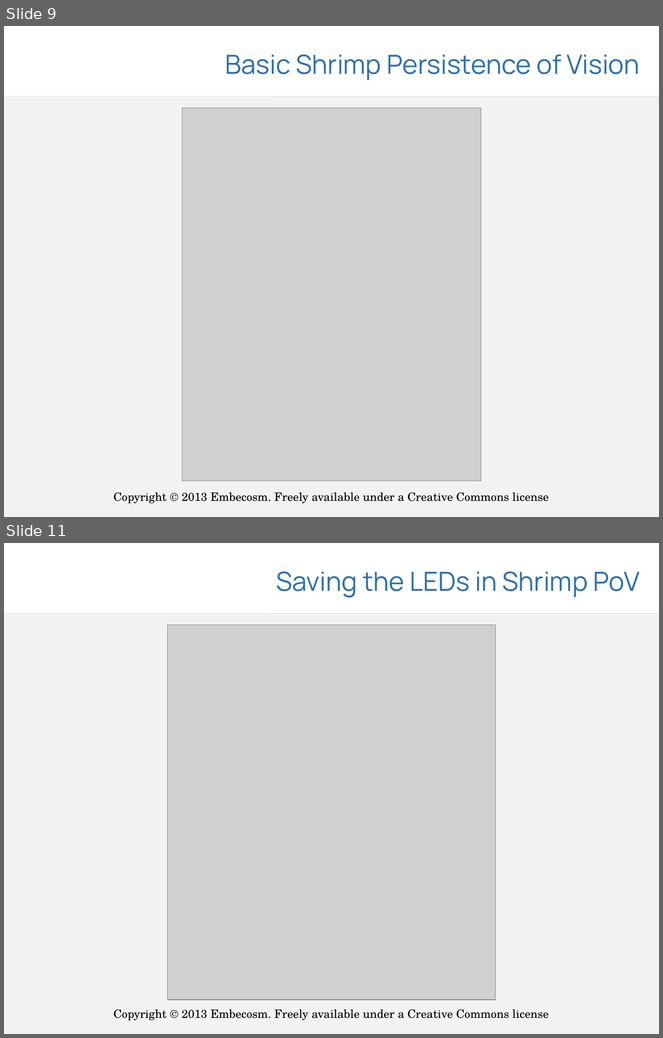
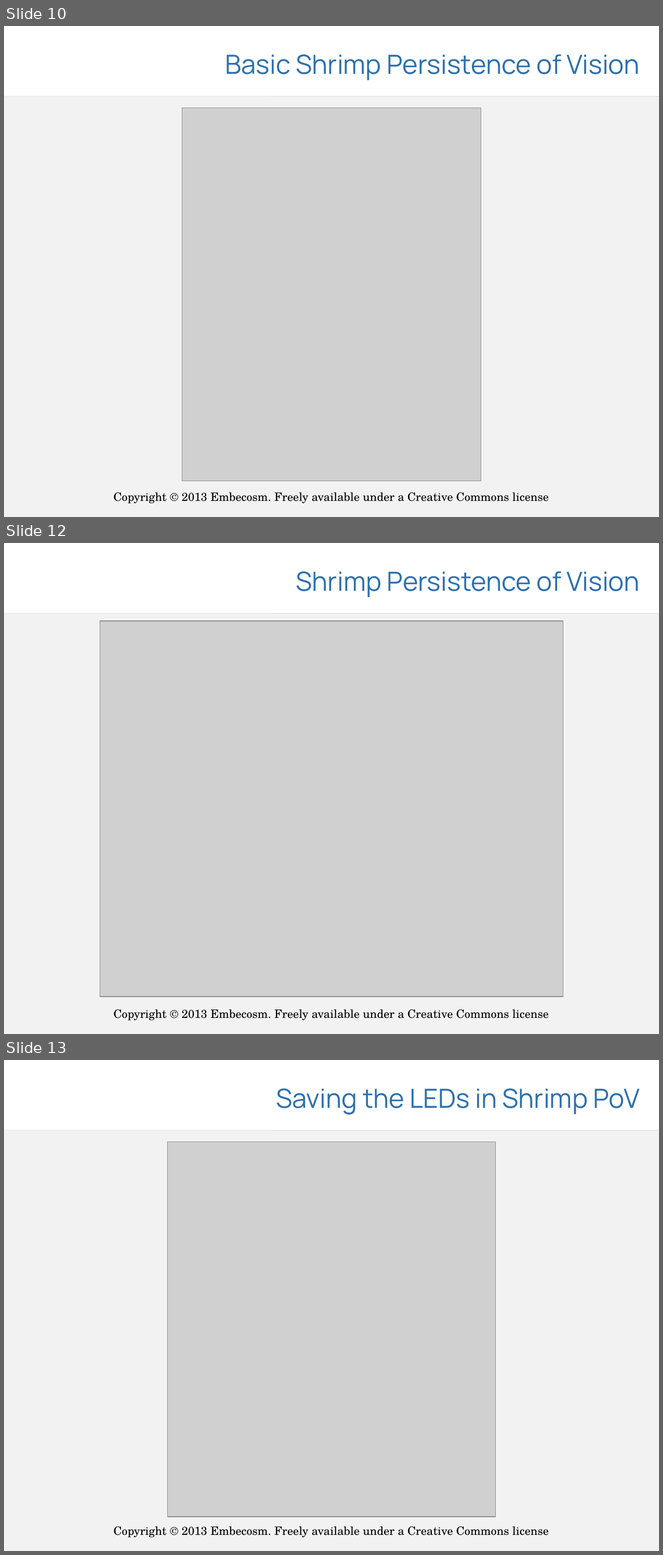
Before and after one commit to embecosm/shrimp-pov, a slide deck: presentations/shrimp-pov.odp. Shown one above the other, each under a label of ours: slides 9 and 11 before the commit, slides 10, 12 and 13 after it; the slides between them are not shown. The pictures are 663x1038 and 663x1555 pixels, drawn with LibreOffice and Linux fonts; fonts in the diff are those of the drawing; grey boxes stand for pictures; background and template pictures are left out. Boxes give left, top, right and bottom in pixels: in the first picture for what was removed or moved away, otherwise in the second. Text is boxed around its words. In the diff, an @@ line names an element or a change of style, - is before the commit and + after.

Commit message:
Add screenshots to presentation
	* presentations/shrimp-pov.odp: Add screenshots.

```diff
--- a/presentations/shrimp-pov.odp
+++ b/presentations/shrimp-pov.odp
@@ slide 12 added at bbox=[4, 543, 659, 1034], background #FFFFFF; not listed: 4 template elements that a slide beside it also shows @@
@@ title added at bbox=[296, 571, 640, 597], 32 pt, text #2D70AE @@
+Shrimp Persistence of Vision
@@ picture added at bbox=[100, 621, 564, 997] @@
@@ what was slide 9 is now slide 10 @@
@@ what was slide 11 is now slide 13 @@
```
Also in this commit, not shown: 2 slides changed, 1 other slide added, 1 other file.
